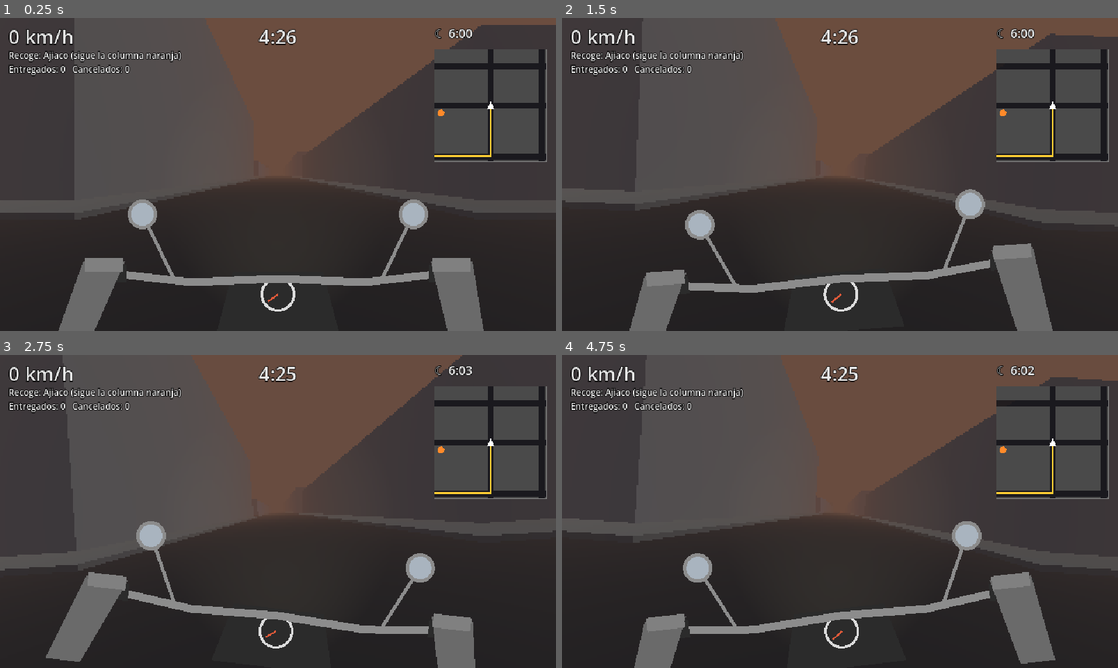
Above: before the commit, frames 1-4 (two rows, left to right).
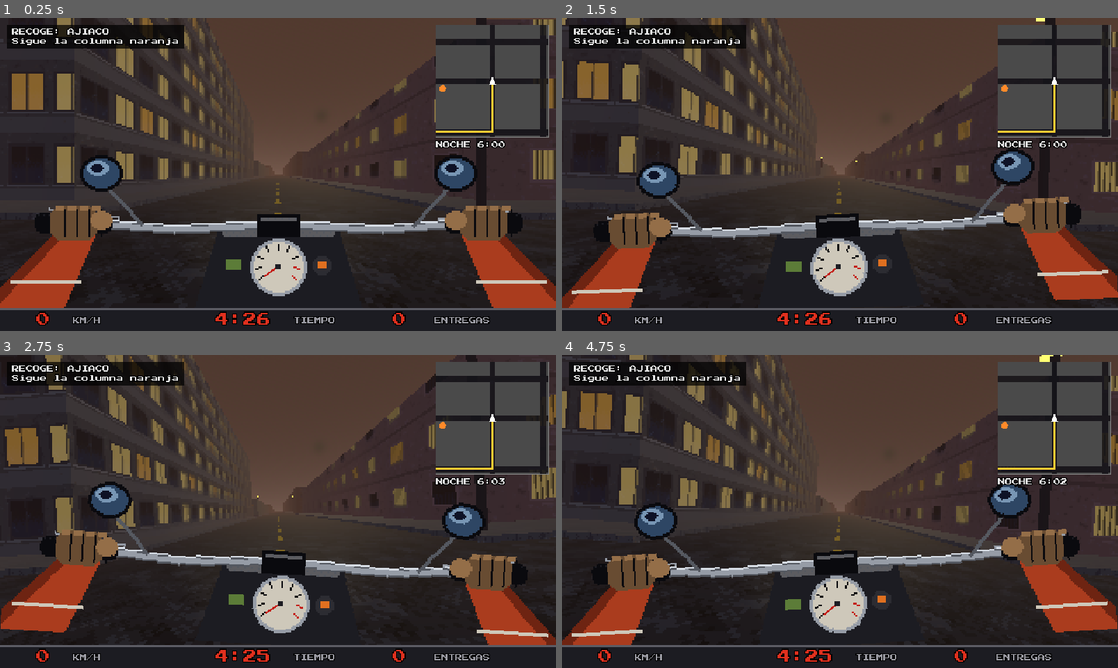
Above: after the commit, the same moments.

Repository: martinotomo/DELIVERY-EXPRESS-VENECA
Game: Godot game, scene res://scenes/main.tscn
The game is run twice, just before and just after one commit, with the same random seed, the same clock (stepped at 60 frames per second) and the same inputs.
Inputs:
- Up to frame 1 (0.25 s): no input
- Up to frame 2 (1.5 s): tap Enter (continuar) at 0.5, 1.35 s; hold Right (derecha) 0.53-1.28 s; hold Up (acelerar) 0.53-1.28 s; hold Left (izquierda) from 1.28 s (still down)
- Up to frame 3 (2.75 s): release Left (izquierda) at 2.03 s; hold Right (derecha) from 2.03 s (still down); hold Down (frenar) from 2.03 s (still down)
- Up to frame 4 (4.75 s): release Down (frenar) at 2.78 s; tap Up (acelerar) at 2.85 s; release Right (derecha) at 3.53 s; hold Left (izquierda) from 3.53 s (still down); tap Enter (continuar) at 3.6 s; tap Down (frenar) at 4.35 s

The runs differ from the first frame. In frame 1, 46% of the frame differs, in the area x 0-100%, y 0-100%; in frame 2, 46%; in frame 3, 42%; in frame 4, 46%.

Commit message:
Primera pasada visual estilo Doom: texturas, cielo, manubrio y HUD
Texturas pixeladas generadas por código (tools/gen_texturas.py, paleta fija y
dithering Bayer): asfalto, andén, pasto, línea amarilla y cuatro fachadas
(casa pintada con rejas, ladrillo bogotano, concreto y vidrio) con ventanas
que se prenden de noche. Cielo con degradado que sigue la hora, sol que se
mueve, postes con bombillo. Manubrio de la BWS en pixel art con aguja del
velocímetro, barra de estado con números rojos y fuente Press Start 2P (OFL).
Registros LICENSES.md y AI_DISCLOSURE.md con check_entrega.py, y el
corredor de pruebas avisa si faltan los assets importados.

Co-Authored-By: Claude Opus 5.5 (1M context) <noreply@anthropic.com>
Claude-Session: https://claude.ai/code/session_01UBck1JkQaXNWdEs1JqgUqR

Diff:
--- a/project.godot
+++ b/project.godot
@@ -53,6 +53,10 @@
 ]
 }
 
+[gui]
+
+theme/custom_font="res://assets/fuentes/PressStart2P-Regular.ttf"
+
 [rendering]
 
 renderer/rendering_method="gl_compatibility"
--- a/scripts/manubrio.gd
+++ b/scripts/manubrio.gd
@@ -1,16 +1,21 @@
 extends Control
-## El manubrio de la BWS visto desde el puesto del domiciliario, en bloques grises.
+## El manubrio de la BWS visto desde el puesto del domiciliario: sprite en pixel art
+## (tools/gen_texturas.py) dibujado a 2×, con la aguja del velocímetro encima.
 ## Se inclina con el giro y tiembla con la velocidad.
 
-const C_OSCURO := Color("2b2b2b")
-const C_METAL := Color("8c8c8c")
-const C_GUANTE := Color("6a6a6a")
-const C_ESPEJO := Color("a9b4bf")
-const C_TABLERO := Color("dcdcdc")
+const SPRITE := preload("res://assets/ui/manubrio.png")
+const ESCALA := 2.0
+const ARRIBA := 154.0        # y en pantalla donde empieza el sprite (termina en la barra de estado)
+const CENTRO_AGUJA := Vector2(160, 66) # en píxeles del sprite
+const PIVOTE := Vector2(320, 334)
 
 var giro := 0.0
 var vel_kmh := 0
 var _t := 0.0
+
+
+func _ready() -> void:
+	texture_filter = CanvasItem.TEXTURE_FILTER_NEAREST
 
 
 func _process(delta: float) -> void:
@@ -19,24 +24,12 @@
 
 
 func _draw() -> void:
-	var temblor := sin(_t * 40.0) * clampf(vel_kmh / 90.0, 0.0, 1.0) * 1.2
-	draw_set_transform(Vector2(320, 300 + temblor), giro * 0.12, Vector2.ONE)
-	# Tablero central (de la BWS: ancho y chato) con el velocímetro.
-	draw_colored_polygon(PackedVector2Array([Vector2(-70, 60), Vector2(70, 60), Vector2(52, -8), Vector2(-52, -8)]), C_OSCURO)
-	draw_circle(Vector2(0, 18), 20, C_TABLERO)
-	draw_circle(Vector2(0, 18), 17, C_OSCURO)
+	var temblor := roundf(sin(_t * 40.0) * clampf(vel_kmh / 90.0, 0.0, 1.0) * 1.5)
+	draw_set_transform(PIVOTE + Vector2(0, temblor), giro * 0.06, Vector2.ONE)
+	var origen := Vector2(-PIVOTE.x, ARRIBA - PIVOTE.y)
+	draw_texture_rect(SPRITE, Rect2(origen, SPRITE.get_size() * ESCALA), false)
+	# Aguja: de 0 a 100 km/h en el arco de la carátula.
 	var ang := lerpf(PI * 0.8, PI * 2.2, clampf(vel_kmh / 100.0, 0.0, 1.0))
-	draw_line(Vector2(0, 18), Vector2(0, 18) + Vector2(cos(ang), sin(ang)) * 14, Color("e05a3a"), 2.0)
-	# Barra del manubrio.
-	draw_polyline(PackedVector2Array([Vector2(-190, -6), Vector2(-100, 4), Vector2(0, 0), Vector2(100, 4), Vector2(190, -6)]), C_METAL, 9.0)
-	# Espejos: palo y espejo redondo.
-	for lado in [-1, 1]:
-		draw_line(Vector2(lado * 120, 0), Vector2(lado * 150, -62), C_METAL, 4.0)
-		draw_circle(Vector2(lado * 156, -74), 17, C_METAL)
-		draw_circle(Vector2(lado * 156, -74), 13, C_ESPEJO)
-	# Puños y manos con guante, con el antebrazo saliendo de abajo.
-	for lado in [-1, 1]:
-		var x: float = lado * 200.0
-		draw_rect(Rect2(x - 26, -16, 52, 20), C_OSCURO)
-		draw_colored_polygon(PackedVector2Array([Vector2(x - 24, -20), Vector2(x + 24, -20), Vector2(x + 30 * lado + 10, 80), Vector2(x - 30 + lado * 30, 80)]), C_GUANTE)
-		draw_rect(Rect2(x - 22, -24, 44, 16), C_GUANTE.lightened(0.15))
+	var c := origen + CENTRO_AGUJA * ESCALA
+	draw_line(c, c + Vector2(cos(ang), sin(ang)) * 20.0, Color("c41e18"), 2.0)
+	draw_rect(Rect2(c - Vector2(3, 3), Vector2(6, 6)), Color("1c1c22"))
--- a/scripts/mensajes.gd
+++ b/scripts/mensajes.gd
@@ -3,7 +3,7 @@
 
 
 static func muerte_curva(nombre_moto: String) -> String:
-	return "Has muerto al entrar demasiado rápido en la curva,\ntu fe era más grande que el agarre de tu %s." % nombre_moto
+	return "Has muerto al entrar demasiado rápido en la curva, tu fe era más grande que el agarre de tu %s." % nombre_moto
 
 
 static func sin_tiempo() -> String:
--- a/scripts/recorrido.gd
+++ b/scripts/recorrido.gd
@@ -15,10 +15,8 @@
 const ANDEN_ALTO := 0.2
 const SUBTITULO_S := 3.5
 
-const C_ASFALTO := Color("3a3a3c")
-const C_ANDEN := Color("8a8a86")
-const C_PARQUE := Color("46603f")
 const C_TEXTO := Color("e8e8e8")
+const C_ROJO := Color("e0301e")
 
 var partida = PARTIDA.new(20260929)
 var voces = VOCES.new(1)
@@ -65,23 +63,44 @@
 	_actualizar_vista(delta)
 
 
-# --- mundo 3D gris -----------------------------------------------------------------
+# --- mundo 3D con texturas pixeladas --------------------------------------------------
+
+const TEX := "res://assets/texturas/"
+## Tipos de fachada por altura: [nombre, altura máxima, metros que ocupa la textura (ancho, alto)].
+const FACHADAS := [["casa", 10.0], ["ladrillo", 20.0], ["concreto", 32.0], ["vidrio", 999.0]]
+const TINTES_CASA := [Color("9fc4a8"), Color("9db4d8"), Color("e6cf8a"), Color("e3a9a0"), Color("f2efe6"), Color("c9a6d6")]
+
+var _mats_luz: Array[StandardMaterial3D] = []
+var _mat_bombillos: StandardMaterial3D
+var _cielo: ProceduralSkyMaterial
+var _t_cielo := 99.0
+
 
 func _material(color: Color, por_instancia := false) -> StandardMaterial3D:
 	var m := StandardMaterial3D.new()
 	m.albedo_color = color
 	m.vertex_color_use_as_albedo = por_instancia
-	m.texture_filter = BaseMaterial3D.TEXTURE_FILTER_NEAREST
+	m.texture_filter = BaseMaterial3D.TEXTURE_FILTER_NEAREST_WITH_MIPMAPS
 	return m
 
 
-func _cajas(nombre: String, n: int, material: Material) -> MultiMeshInstance3D:
+## Material con textura pegada al mundo (triplanar): se repite igual sin importar el tamaño de la caja.
+func _material_tex(nombre: String, metros: Vector3, por_instancia := false) -> StandardMaterial3D:
+	var m := _material(Color.WHITE, por_instancia)
+	m.albedo_texture = load(TEX + nombre + ".png")
+	m.uv1_triplanar = true
+	m.uv1_world_triplanar = true
+	m.uv1_scale = Vector3(1.0 / metros.x, 1.0 / metros.y, 1.0 / metros.z)
+	return m
+
+
+func _cajas(nombre: String, n: int, material: Material, malla: PrimitiveMesh = null) -> MultiMeshInstance3D:
 	var mm := MultiMesh.new()
 	mm.transform_format = MultiMesh.TRANSFORM_3D
 	mm.use_colors = true
-	var caja := BoxMesh.new()
-	caja.material = material
-	mm.mesh = caja
+	var forma: PrimitiveMesh = malla if malla != null else BoxMesh.new()
+	forma.material = material
+	mm.mesh = forma
 	mm.instance_count = n
 	var mmi := MultiMeshInstance3D.new()
 	mmi.name = nombre
@@ -117,17 +136,22 @@
 	vista.add_child(_mundo)
 
 	_entorno = Environment.new()
-	_entorno.background_mode = Environment.BG_COLOR
+	_cielo = ProceduralSkyMaterial.new()
+	_cielo.sun_angle_max = 8.0
+	var sky := Sky.new()
+	sky.sky_material = _cielo
+	_entorno.background_mode = Environment.BG_SKY
+	_entorno.sky = sky
 	_entorno.ambient_light_source = Environment.AMBIENT_SOURCE_COLOR
 	_entorno.fog_enabled = true
-	_entorno.fog_density = 0.012
+	_entorno.fog_density = 0.007
+	_entorno.fog_sky_affect = 0.35
 	var we := WorldEnvironment.new()
 	we.environment = _entorno
 	_mundo.add_child(we)
 
 	_sol = DirectionalLight3D.new()
 	_sol.name = "Sol"
-	_sol.rotation = Vector3(deg_to_rad(-55), deg_to_rad(30), 0)
 	_mundo.add_child(_sol)
 
 	var c = partida.ciudad
@@ -135,38 +159,65 @@
 	var ciudad := Node3D.new()
 	ciudad.name = "Ciudad"
 	_mundo.add_child(ciudad)
-	_caja(ciudad, Vector3(tam.x, 0.1, tam.y), Vector3(tam.x / 2.0, -0.05, tam.y / 2.0), C_ASFALTO, "Asfalto")
+	var asfalto := _caja(ciudad, Vector3(tam.x, 0.1, tam.y), Vector3(tam.x / 2.0, -0.05, tam.y / 2.0), Color.WHITE, "Asfalto")
+	asfalto.mesh.material = _material_tex("asfalto", Vector3(5, 5, 5))
 
 	var n: int = c.N_ANCHO * c.N_LARGO
-	var andenes := _cajas("Andenes", n, _material(Color.WHITE, true))
-	var edificios := _cajas("Edificios", n - c.parques.size(), _material(Color.WHITE, true))
-	var parques := _cajas("Parques", c.parques.size(), _material(Color.WHITE, true))
+	var andenes := _cajas("Andenes", n, _material_tex("anden", Vector3(3, 3, 3), true))
+	var parques := _cajas("Parques", c.parques.size(), _material_tex("pasto", Vector3(4, 4, 4), true))
+	# Primero contar cuántos edificios hay de cada tipo.
+	var por_tipo := {}
+	for f in FACHADAS:
+		por_tipo[f[0]] = []
+	for j in c.N_LARGO:
+		for i in c.N_ANCHO:
+			if not c.es_parque(i, j):
+				por_tipo[_tipo_fachada(c.altura(i, j))].append(Vector2i(i, j))
+	var edificios := Node3D.new()
+	edificios.name = "Edificios"
+	ciudad.add_child(edificios)
 	var rng := RandomNumberGenerator.new()
 	rng.seed = 7
+	for f in FACHADAS:
+		var tipo: String = f[0]
+		var mat := _material_tex("fachada_" + tipo, Vector3(8, 6.4, 8), true)
+		mat.emission_enabled = true
+		mat.emission_texture = load(TEX + "fachada_%s_luz.png" % tipo)
+		mat.emission = Color.WHITE
+		mat.emission_operator = BaseMaterial3D.EMISSION_OP_MULTIPLY
+		_mats_luz.append(mat)
+		var lista: Array = por_tipo[tipo]
+		var mmi := _cajas(tipo.capitalize(), lista.size(), mat)
+		for k in lista.size():
+			var ij: Vector2i = lista[k]
+			var r: Rect2 = c.cuadra(ij.x, ij.y)
+			var h: float = c.altura(ij.x, ij.y)
+			var dentro := Vector3(r.size.x - 2.0 * c.ANDEN, h, r.size.y - 2.0 * c.ANDEN)
+			var centro := Vector3(r.get_center().x, h / 2.0 + ANDEN_ALTO, r.get_center().y)
+			mmi.multimesh.set_instance_transform(k, Transform3D(Basis.from_scale(dentro), centro))
+			var tinte: Color = TINTES_CASA[rng.randi_range(0, TINTES_CASA.size() - 1)] if tipo == "casa" else Color.WHITE * rng.randf_range(0.8, 1.0)
+			tinte.a = 1.0
+			mmi.multimesh.set_instance_color(k, tinte)
+		edificios.add_child(mmi)
+
 	var k_a := 0
-	var k_e := 0
 	var k_p := 0
 	for j in c.N_LARGO:
 		for i in c.N_ANCHO:
 			var r: Rect2 = c.cuadra(i, j)
 			var centro := Vector3(r.get_center().x, 0.0, r.get_center().y)
 			andenes.multimesh.set_instance_transform(k_a, Transform3D(Basis.from_scale(Vector3(r.size.x, ANDEN_ALTO, r.size.y)), centro + Vector3(0, ANDEN_ALTO / 2.0, 0)))
-			andenes.multimesh.set_instance_color(k_a, C_ANDEN)
+			andenes.multimesh.set_instance_color(k_a, Color.WHITE)
 			k_a += 1
-			var dentro := Vector3(r.size.x - 2.0 * c.ANDEN, 0.0, r.size.y - 2.0 * c.ANDEN)
 			if c.es_parque(i, j):
-				parques.multimesh.set_instance_transform(k_p, Transform3D(Basis.from_scale(Vector3(dentro.x, 0.1, dentro.z)), centro + Vector3(0, ANDEN_ALTO + 0.05, 0)))
-				parques.multimesh.set_instance_color(k_p, C_PARQUE)
+				var dentro := Vector3(r.size.x - 2.0 * c.ANDEN, 0.1, r.size.y - 2.0 * c.ANDEN)
+				parques.multimesh.set_instance_transform(k_p, Transform3D(Basis.from_scale(dentro), centro + Vector3(0, ANDEN_ALTO + 0.05, 0)))
+				parques.multimesh.set_instance_color(k_p, Color.WHITE)
 				k_p += 1
-			else:
-				var h: float = c.altura(i, j)
-				edificios.multimesh.set_instance_transform(k_e, Transform3D(Basis.from_scale(Vector3(dentro.x, h, dentro.z)), centro + Vector3(0, h / 2.0, 0)))
-				var gris := rng.randf_range(0.35, 0.7)
-				edificios.multimesh.set_instance_color(k_e, Color(gris, gris, gris * rng.randf_range(0.95, 1.05)))
-				k_e += 1
 	ciudad.add_child(andenes)
-	ciudad.add_child(edificios)
 	ciudad.add_child(parques)
+	_construir_lineas(ciudad, c)
+	_construir_postes(ciudad, c)
 
 	# Faros de pedido: columnas altas que se ven por encima de los edificios.
 	_faro_rest = _caja(_mundo, Vector3(1.2, 60, 1.2), Vector3.ZERO, Color("ff8a2a"), "FaroRestaurante")
@@ -179,7 +230,7 @@
 	_camara.name = "Camara"
 	_camara.fov = 75.0
 	_camara.near = 0.1
-	_camara.far = 350.0
+	_camara.far = 450.0
 	_mundo.add_child(_camara)
 	_camara.current = true
 	_farola = SpotLight3D.new()
@@ -193,6 +244,64 @@
 	_moto_caida = _construir_moto_caida()
 	_moto_caida.visible = false
 	_mundo.add_child(_moto_caida)
+
+
+func _tipo_fachada(h: float) -> String:
+	for f in FACHADAS:
+		if h <= f[1]:
+			return f[0]
+	return "vidrio"
+
+
+## Línea amarilla a trazos por el centro de cada tramo de vía (entre cruce y cruce).
+func _construir_lineas(padre: Node3D, c) -> void:
+	var horizontales: Array[Transform3D] = []
+	var verticales: Array[Transform3D] = []
+	for j in c.N_LARGO + 1:
+		for i in c.N_ANCHO:
+			var y: float = c.cruce(0, j).y
+			var x0: float = c.inicio_x[i]
+			var largo: float = c.anchos[i]
+			horizontales.append(Transform3D(Basis.from_scale(Vector3(largo, 1, 0.25)), Vector3(x0 + largo / 2.0, 0.02, y)))
+	for i in c.N_ANCHO + 1:
+		for j in c.N_LARGO:
+			var x: float = c.cruce(i, 0).x
+			var y0: float = c.inicio_y[j]
+			var largo: float = c.largos[j]
+			verticales.append(Transform3D(Basis.from_scale(Vector3(0.25, 1, largo)), Vector3(x, 0.02, y0 + largo / 2.0)))
+	for par in [["LineasCalles", "linea_h", horizontales], ["LineasCarreras", "linea_v", verticales]]:
+		var mat := _material_tex(par[1], Vector3(4, 4, 4))
+		mat.transparency = BaseMaterial3D.TRANSPARENCY_ALPHA_SCISSOR
+		var plano := PlaneMesh.new()
+		plano.size = Vector2(1, 1)
+		var mmi := _cajas(par[0], par[2].size(), mat, plano)
+		for k in par[2].size():
+			mmi.multimesh.set_instance_transform(k, par[2][k])
+			mmi.multimesh.set_instance_color(k, Color.WHITE)
+		padre.add_child(mmi)
+
+
+## Postes de luz en las esquinas de cada cuadra; la bombilla brilla de noche.
+func _construir_postes(padre: Node3D, c) -> void:
+	var n: int = c.N_ANCHO * c.N_LARGO * 2
+	var postes := _cajas("Postes", n, _material(Color("3a3c40")))
+	_mat_bombillos = _material(Color("2a2a2a"))
+	_mat_bombillos.emission_enabled = true
+	_mat_bombillos.emission = Color("f0b046")
+	var bombillos := _cajas("Bombillos", n, _mat_bombillos)
+	var k := 0
+	for j in c.N_LARGO:
+		for i in c.N_ANCHO:
+			var r: Rect2 = c.cuadra(i, j)
+			for esquina in [r.position + Vector2(1.0, 1.0), r.end - Vector2(1.0, 1.0)]:
+				var base := Vector3(esquina.x, ANDEN_ALTO, esquina.y)
+				postes.multimesh.set_instance_transform(k, Transform3D(Basis.from_scale(Vector3(0.18, 7.0, 0.18)), base + Vector3(0, 3.5, 0)))
+				postes.multimesh.set_instance_color(k, Color.WHITE)
+				bombillos.multimesh.set_instance_transform(k, Transform3D(Basis.from_scale(Vector3(0.7, 0.25, 0.4)), base + Vector3(0, 7.1, 0)))
+				bombillos.multimesh.set_instance_color(k, Color.WHITE)
+				k += 1
+	padre.add_child(postes)
+	padre.add_child(bombillos)
 
 
 ## La BWS en bloques para la cinemática: se ve desde fuera solo cuando se cae.
@@ -211,7 +320,7 @@
 	var piloto := Node3D.new()
 	piloto.name = "Piloto"
 	moto.add_child(piloto)
-	_caja(piloto, Vector3(1.0, 0.3, 0.45), Vector3(0, 0.15, 0), Color("6a6a6a"))     # cuerpo tendido
+	_caja(piloto, Vector3(1.0, 0.3, 0.45), Vector3(0, 0.15, 0), Color("aa3c1e"))     # cuerpo tendido, chaqueta
 	_caja(piloto, Vector3(0.35, 0.35, 0.35), Vector3(0.7, 0.18, 0), Color("eeeeee")) # casco
 	_caja(piloto, Vector3(0.5, 0.5, 0.5), Vector3(-0.3, 0.5, 0.35), Color("c8742c")) # caja del domicilio
 	_caja(piloto, Vector3(1.4, 0.02, 1.0), Vector3(0.3, 0.01, 0), Color("8c1010"), "Charco")
@@ -222,12 +331,13 @@
 
 func _texto(pos: Vector2, tam: int, nombre: String, ancho := 0.0) -> Label:
 	var l := Label.new()
-	l.name = nombre
+	if nombre != "":
+		l.name = nombre
 	l.position = pos
 	l.add_theme_font_size_override("font_size", tam)
 	l.add_theme_color_override("font_color", C_TEXTO)
 	l.add_theme_color_override("font_outline_color", Color.BLACK)
-	l.add_theme_constant_override("outline_size", 3)
+	l.add_theme_constant_override("outline_size", 4)
 	if ancho > 0.0:
 		l.size = Vector2(ancho, tam + 6)
 		l.horizontal_alignment = HORIZONTAL_ALIGNMENT_CENTER
@@ -246,34 +356,66 @@
 	_manubrio.mouse_filter = Control.MOUSE_FILTER_IGNORE
 	hud.add_child(_manubrio)
 
+	# Barra de estado abajo, a lo Doom: números grandes en rojo sobre fondo oscuro.
+	var barra := ColorRect.new()
+	barra.name = "Barra"
+	barra.color = Color("1c1c22")
+	barra.position = Vector2(0, 334)
+	barra.size = Vector2(640, 26)
+	hud.add_child(barra)
+	var filo := ColorRect.new()
+	filo.color = Color("5c5c64")
+	filo.size = Vector2(640, 2)
+	barra.add_child(filo)
+	_l_vel = _texto(Vector2(10, 339), 16, "Velocidad")
+	_l_vel.add_theme_color_override("font_color", C_ROJO)
+	_etiqueta(Vector2(84, 344), "KM/H")
+	_l_reloj = _texto(Vector2(248, 339), 16, "Reloj")
+	_l_reloj.add_theme_color_override("font_color", C_ROJO)
+	_etiqueta(Vector2(338, 344), "TIEMPO")
+	_l_cuenta = _texto(Vector2(452, 339), 16, "Cuenta")
+	_l_cuenta.add_theme_color_override("font_color", C_ROJO)
+	_etiqueta(Vector2(500, 344), "ENTREGAS")
+
 	var mini: Control = MINIMAPA.new()
 	mini.name = "Minimapa"
 	mini.partida = partida
-	mini.position = Vector2(500, 36)
+	mini.position = Vector2(502, 8)
 	mini.size = Vector2(130, 130)
 	hud.add_child(mini)
-
-	_l_vel = _texto(Vector2(10, 6), 22, "Velocidad")
-	_l_pedido = _texto(Vector2(10, 36), 10, "Pedido")
-	_l_cuenta = _texto(Vector2(10, 52), 10, "Cuenta")
-	_l_reloj = _texto(Vector2(0, 6), 22, "Reloj", 640.0)
-	_l_hora = _texto(Vector2(500, 8), 14, "Hora")
-	_l_derrape = _texto(Vector2(0, 90), 18, "Derrape", 640.0)
-	_l_derrape.add_theme_color_override("font_color", Color("ff5050"))
+	_l_hora = _texto(Vector2(502, 142), 8, "Hora")
+
+	_l_pedido = _texto(Vector2(8, 8), 8, "Pedido")
+	_l_pedido.add_theme_stylebox_override("normal", _fondo())
+	_l_derrape = _texto(Vector2(0, 150), 16, "Derrape", 640.0)
+	_l_derrape.add_theme_color_override("font_color", C_ROJO)
 
 	# Subtítulos con su propia franja de fondo, para que se lean sobre la calle en movimiento.
-	_subtitulo = _texto(Vector2(40, 196), 14, "Subtitulo", 560.0)
-	_subtitulo.size = Vector2(560, 24)
-	var fondo := StyleBoxFlat.new()
-	fondo.bg_color = Color(0, 0, 0, 0.7)
-	fondo.content_margin_left = 8
-	fondo.content_margin_right = 8
-	_subtitulo.add_theme_stylebox_override("normal", fondo)
+	_subtitulo = _texto(Vector2(40, 156), 8, "Subtitulo", 560.0)
+	_subtitulo.size = Vector2(560, 20)
+	_subtitulo.vertical_alignment = VERTICAL_ALIGNMENT_CENTER
+	_subtitulo.add_theme_stylebox_override("normal", _fondo())
 	_subtitulo.visible = false
 
 	_voz = AudioStreamPlayer.new()
 	_voz.name = "Voz"
 	add_child(_voz)
+
+
+func _fondo() -> StyleBoxFlat:
+	var f := StyleBoxFlat.new()
+	f.bg_color = Color(0, 0, 0, 0.72)
+	f.content_margin_left = 6
+	f.content_margin_right = 6
+	f.content_margin_top = 4
+	f.content_margin_bottom = 4
+	return f
+
+
+func _etiqueta(pos: Vector2, texto: String) -> void:
+	var l := _texto(pos, 8, "")
+	l.text = texto
+	l.add_theme_color_override("font_color", Color("9a9aa2"))
 
 
 # --- dibujar la partida -------------------------------------------------------------
@@ -285,16 +427,7 @@
 		_camara.position = Vector3(m.pos.x, ALTURA_OJOS + cabeceo, m.pos.y)
 		_camara.rotation = Vector3(0.0, -m.rumbo - PI / 2.0, -_giro_visual * 0.07)
 
-	var ciclo = partida.reloj
-	var cielo: Color = ciclo.color_cielo()
-	var luz: float = ciclo.luz()
-	_entorno.background_color = cielo
-	_entorno.fog_light_color = cielo
-	_entorno.ambient_light_color = Color("5a6478").lerp(Color("b8b8b8"), luz)
-	_entorno.ambient_light_energy = lerpf(0.35, 0.8, luz)
-	_sol.light_energy = luz * 0.9
-	_farola.visible = ciclo.farola_encendida()
-	_farola.light_energy = 2.5
+	_actualizar_cielo(delta)
 
 	var p: Dictionary = partida.pedido
 	var recoger: bool = partida.fase == partida.RECOGER
@@ -305,20 +438,48 @@
 
 	_manubrio.giro = _giro_visual
 	_manubrio.vel_kmh = m.vel_kmh()
-	_l_vel.text = "%d km/h" % m.vel_kmh()
+	_l_vel.text = "%3d" % m.vel_kmh()
 	var s := int(ceil(maxf(partida.tiempo_restante, 0.0)))
 	_l_reloj.text = "%d:%02d" % [s / 60, s % 60]
-	_l_reloj.add_theme_color_override("font_color", Color("ff5050") if s <= 15 else C_TEXTO)
-	_l_hora.text = ("☀ " if luz > 0.25 else "☾ ") + ciclo.texto_hora()
+	_l_reloj.modulate.a = 0.35 if s <= 15 and int(Time.get_ticks_msec() / 250) % 2 == 0 else 1.0
+	_l_cuenta.text = "%d" % partida.entregados
+	_l_hora.text = ("DIA " if partida.reloj.luz() > 0.25 else "NOCHE ") + partida.reloj.texto_hora()
 	if recoger:
-		_l_pedido.text = "Recoge: %s (sigue la columna naranja)" % p.plato
+		_l_pedido.text = "RECOGE: %s\nSigue la columna naranja" % p.plato.to_upper()
 	else:
-		_l_pedido.text = "Entrega: %s en %s" % [p.plato, p.direccion]
-	_l_cuenta.text = "Entregados: %d   Cancelados: %d" % [partida.entregados, partida.cancelados]
+		_l_pedido.text = "ENTREGA: %s\n%s" % [p.plato.to_upper(), p.direccion]
 	_l_derrape.text = "¡SE VA DE LADO!" if m.derrapando and not partida.terminada else ""
 
 	_t_subtitulo = maxf(_t_subtitulo - delta, 0.0)
 	_subtitulo.visible = _t_subtitulo > 0.0
+
+
+## Cielo, sol, ventanas y postes según la hora. El cielo se recalcula cada medio segundo.
+func _actualizar_cielo(delta: float) -> void:
+	var ciclo = partida.reloj
+	var luz: float = ciclo.luz()
+	var cielo: Color = ciclo.color_cielo()
+	_t_cielo += delta
+	if _t_cielo >= 0.5 or delta == 0.0:
+		_t_cielo = 0.0
+		_cielo.sky_top_color = cielo.darkened(0.35)
+		_cielo.sky_horizon_color = cielo.lightened(0.12)
+		_cielo.ground_horizon_color = cielo.darkened(0.2)
+		_cielo.ground_bottom_color = cielo.darkened(0.6)
+		_entorno.fog_light_color = cielo.darkened(0.1)
+	var h: float = ciclo.hora()
+	_sol.rotation = Vector3(-deg_to_rad(sin(PI * (h - 5.0) / 14.0) * 70.0), deg_to_rad(90.0 - (h - 5.0) * 12.0), 0.0)
+	_sol.visible = luz > 0.0
+	_sol.light_energy = luz * 1.1
+	_sol.light_color = Color("ffd9a0").lerp(Color("fff6e6"), luz)
+	_entorno.ambient_light_color = Color("46507a").lerp(Color("c8c4bc"), luz)
+	_entorno.ambient_light_energy = lerpf(0.45, 0.75, luz)
+	var noche := clampf(1.0 - luz * 2.5, 0.0, 1.0)
+	for mat in _mats_luz:
+		mat.emission_energy_multiplier = noche * 1.3
+	_mat_bombillos.emission_energy_multiplier = noche * 4.0
+	_farola.visible = ciclo.farola_encendida()
+	_farola.light_energy = 2.5
 
 
 func _al_evento(nombre: String) -> void:
@@ -343,7 +504,7 @@
 	# Solo queda el subtítulo, abajo, para que no tape la escena.
 	for hijo in $HUD.get_children():
 		hijo.visible = hijo == _subtitulo and _subtitulo.visible
-	_subtitulo.position.y = 310
+	_subtitulo.position.y = 320
 	# Moto de lado en el andén y el piloto unos metros adelante.
 	_moto_caida.visible = true
 	_moto_caida.position = Vector3(m.pos.x, ANDEN_ALTO, m.pos.y)
@@ -353,12 +514,12 @@
 	var piloto: Node3D = _moto_caida.get_node("Piloto")
 	piloto.position = Vector3(3.0, 0.0, 0.8)
 	# Cámara a tercera persona, mirando la escena.
-	var desde: Vector2 = m.pos - dir * 3.5 + dir.orthogonal() * 2.5
+	var desde: Vector2 = m.pos - dir * 5.0
 	_camara.rotation.z = 0.0
 	var tw := create_tween()
-	tw.tween_property(_camara, "position", Vector3(desde.x, 1.8, desde.y), 0.5).set_trans(Tween.TRANS_QUAD).set_ease(Tween.EASE_OUT)
+	tw.tween_property(_camara, "position", Vector3(desde.x, 2.6, desde.y), 0.5).set_trans(Tween.TRANS_QUAD).set_ease(Tween.EASE_OUT)
 	tw.parallel().tween_method(func(_x): _camara.look_at(Vector3(m.pos.x, 0.5, m.pos.y) + Vector3(dir.x, 0, dir.y) * 1.5), 0.0, 1.0, 0.5)
-	var final_msg := "%s\nEntregaste %d pedidos antes de irte." % [mensaje, partida.entregados]
+	var final_msg := "%s\n\nEntregaste %d pedidos antes de irte." % [mensaje, partida.entregados]
 	if retraso_resultado <= 0.0:
 		terminado.emit("estrellado", final_msg)
 		return
--- a/scripts/resultado.gd
+++ b/scripts/resultado.gd
@@ -18,8 +18,8 @@
 	var caja := ColorRect.new()
 	caja.name = "Caja"
 	caja.color = Color("dddddd")
-	caja.position = Vector2(30, 170)
-	caja.size = Vector2(580, 136)
+	caja.position = Vector2(20, 140)
+	caja.size = Vector2(600, 164)
 	add_child(caja)
 	var interior := ColorRect.new()
 	interior.color = Color.BLACK
@@ -39,10 +39,10 @@
 	var pista := Label.new()
 	pista.name = "Pista"
 	pista.text = "Pulsa ENTER para continuar"
-	pista.position = Vector2(0, 318)
+	pista.position = Vector2(0, 322)
 	pista.size = Vector2(640, 20)
 	pista.horizontal_alignment = HORIZONTAL_ALIGNMENT_CENTER
-	pista.add_theme_font_size_override("font_size", 12)
+	pista.add_theme_font_size_override("font_size", 8)
 	add_child(pista)
 
 
@@ -51,7 +51,7 @@
 	var titulo := Label.new()
 	titulo.name = "Titulo"
 	titulo.text = {"estrellado": "R.I.P.", "entregado": "ENTREGADO", "sin_tiempo": "CANCELADO"}.get(estado, "")
-	titulo.position = Vector2(0, 80)
+	titulo.position = Vector2(0, 70)
 	titulo.size = Vector2(640, 40)
 	titulo.horizontal_alignment = HORIZONTAL_ALIGNMENT_CENTER
 	titulo.add_theme_font_size_override("font_size", 32)
--- a/tests/run_tests.gd
+++ b/tests/run_tests.gd
@@ -33,6 +33,11 @@
 
 
 func _correr() -> void:
+	# Sin importar, las texturas llegan nulas y el error no dice por qué (CLAUDE.md §4).
+	if load("res://assets/ui/manubrio.png") == null:
+		printerr("Faltan los assets importados: corre antes  godot --headless --path . --import")
+		quit(1)
+		return
 	var solo := ""
 	for arg in OS.get_cmdline_user_args():
 		if arg.begins_with("--solo="):
Not shown, added: assets/fuentes/OFL.txt
Binary file added: assets/fuentes/PressStart2P-Regular.ttf
Not shown, added: assets/fuentes/PressStart2P-Regular.ttf.import
Binary file added: assets/texturas/anden.png
Not shown, added: assets/texturas/anden.png.import
Binary file added: assets/texturas/asfalto.png
Not shown, added: assets/texturas/asfalto.png.import
Binary file added: assets/texturas/fachada_casa.png
Not shown, added: assets/texturas/fachada_casa.png.import
Binary file added: assets/texturas/fachada_casa_luz.png
Not shown, added: assets/texturas/fachada_casa_luz.png.import
Binary file added: assets/texturas/fachada_concreto.png
(and 26 more such lines)
